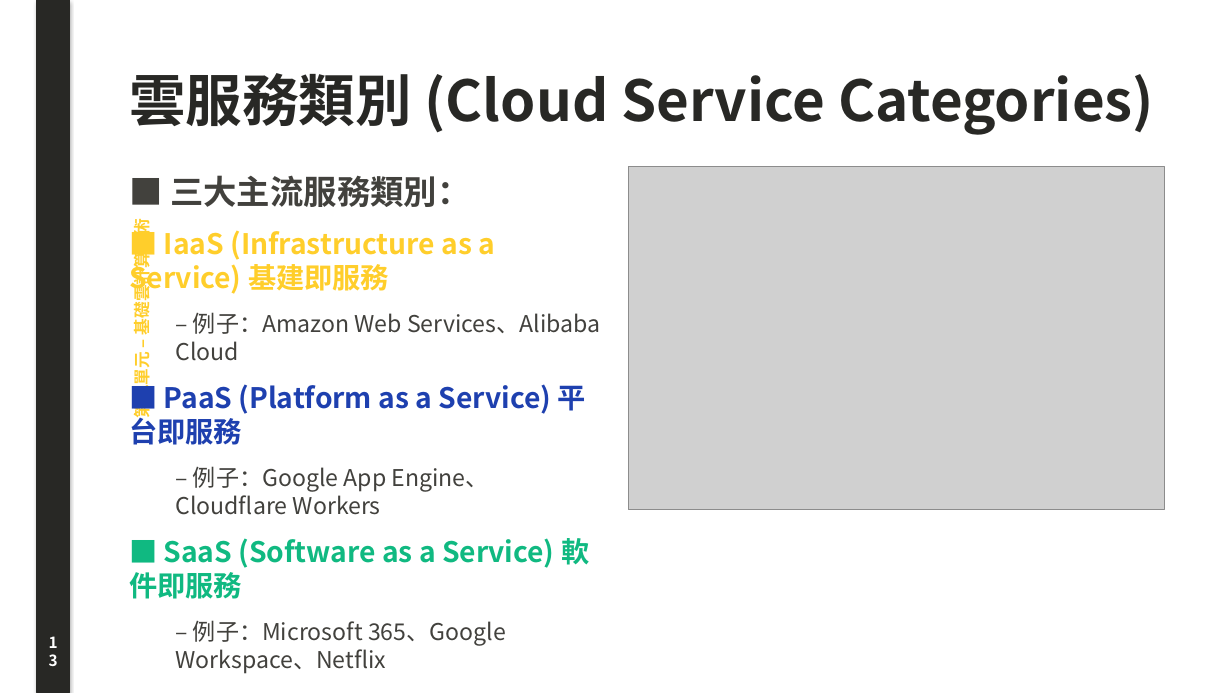
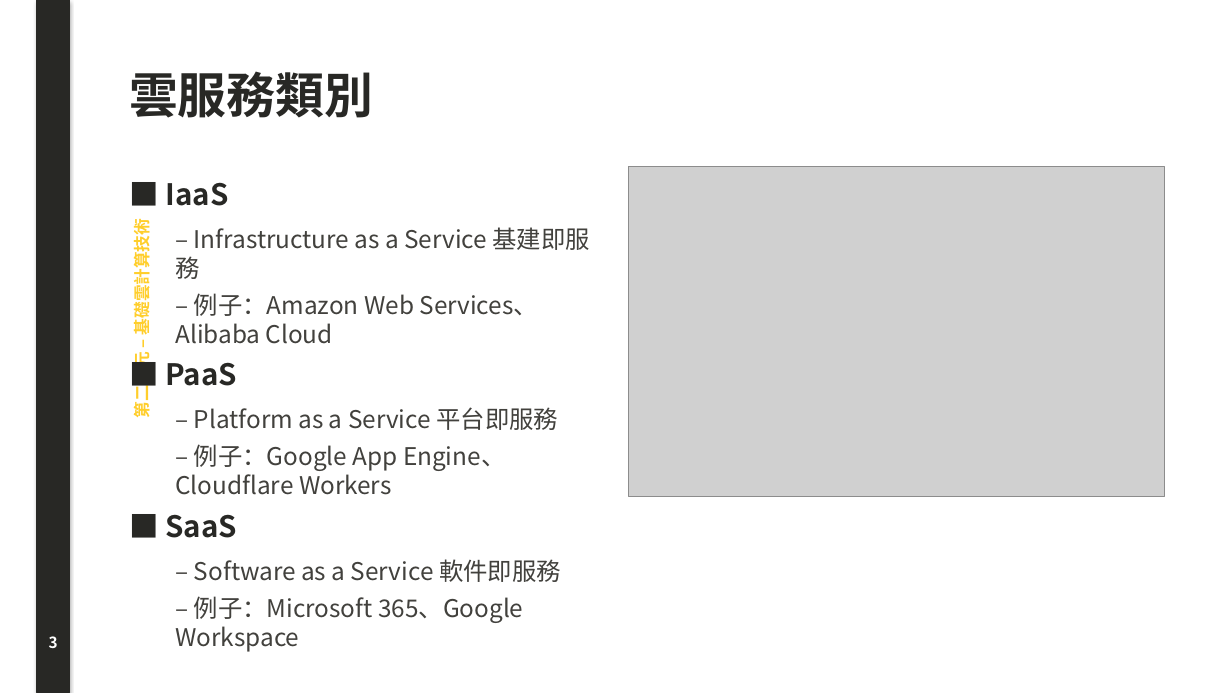
Before and after one commit to joe-ging/seed-cloud-curriculum, a slide deck: slide 3 of downloads/Deck01_Cloud_Foundations_Lecture_Note.pptx (slide 13 before the commit). Drawn at 1232x693 pixels with LibreOffice and Linux fonts; fonts in the diff are those of the drawing; grey boxes stand for pictures. Boxes give left, top, right and bottom in pixels: in the first picture for what was removed or moved away, otherwise in the second. Text is boxed around its words. In the diff, an @@ line names an element or a change of style, - is before the commit and + after.

Commit message:
feat: 100% faithful original deck layout with large pizza & real photos gallery

```diff
--- a/downloads/Deck01_Cloud_Foundations_Lecture_Note.pptx
+++ b/downloads/Deck01_Cloud_Foundations_Lecture_Note.pptx
@@ text at box(129, 71, 373, 118): text changed; size 44 to 38 pt @@
-雲服務類別 (Cloud Service Categories)
+雲服務類別
@@ picture: place and size @@
-picture at box(628, 166, 1165, 510)
+picture at box(628, 166, 1165, 496)
@@ text at box(165, 182, 590, 279): text changed; size 22 to 19 pt; text colour #FFCE2B to #42413D; bold off @@
-■ 三大主流服務類別：
-■ IaaS (Infrastructure as a Service) 基建即服務
+■ IaaS
+  – Infrastructure as a Service 基建即服務
@@ text at box(175, 293, 539, 495): size 18 to 19 pt in "– 例子：Amazon Web Services、Alibaba Cloud", "– 例子：Google App Engine、Cloudflare Workers"; less space between paragraphs @@
@@ text at box(165, 362, 558, 430): text changed; size 22 to 19 pt; text colour #1E40AF to #42413D; bold off @@
-■ PaaS (Platform as a Service) 平台即服務
+■ PaaS
+  – Platform as a Service 平台即服務
@@ text at box(165, 514, 561, 652): text changed; size 18 to 19 pt @@
-■ SaaS (Software as a Service) 軟件即服務
-  – 例子：Microsoft 365、Google Workspace、Netflix
+■ SaaS
+  – Software as a Service 軟件即服務
+  – 例子：Microsoft 365、Google Workspace
@@ text at box(49, 636, 58, 648): text changed @@
-13
+3
```
Also in this commit, not shown: 23 other slides changed, 16 slides added, 16 slides removed, 42 other files.
